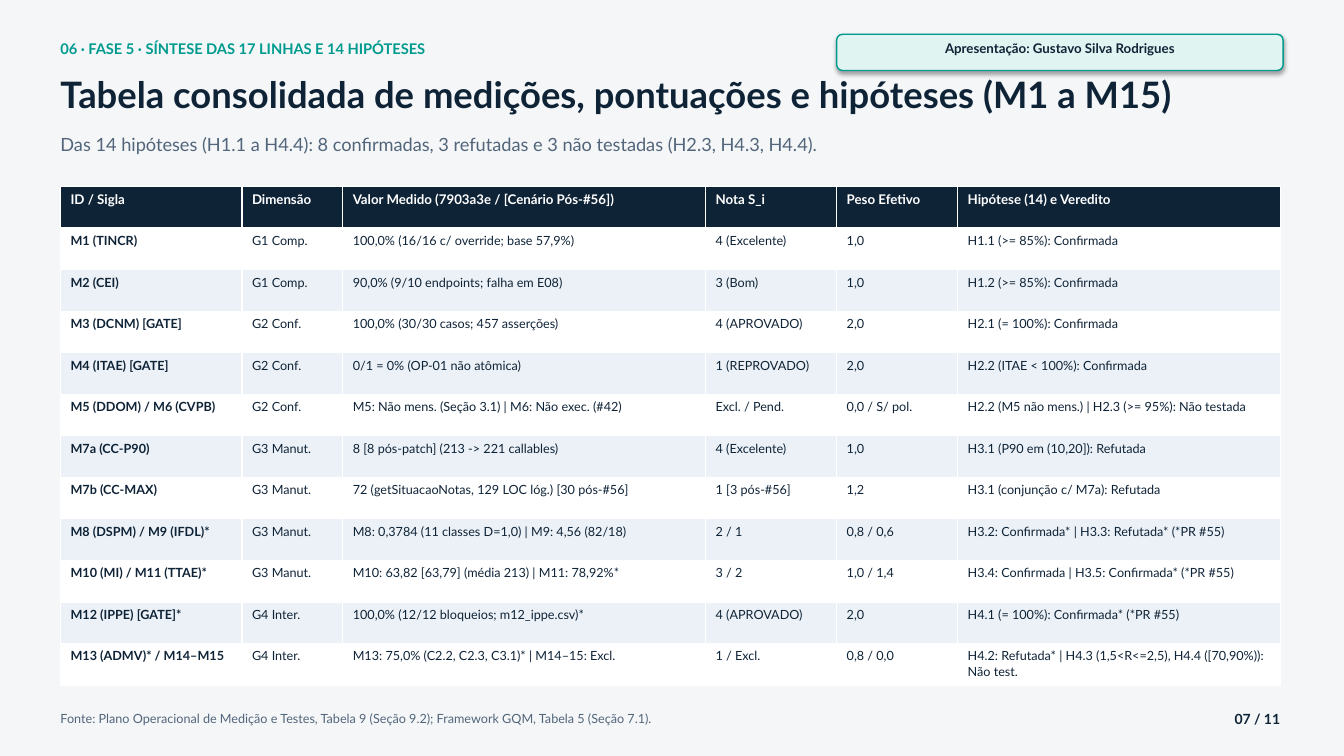
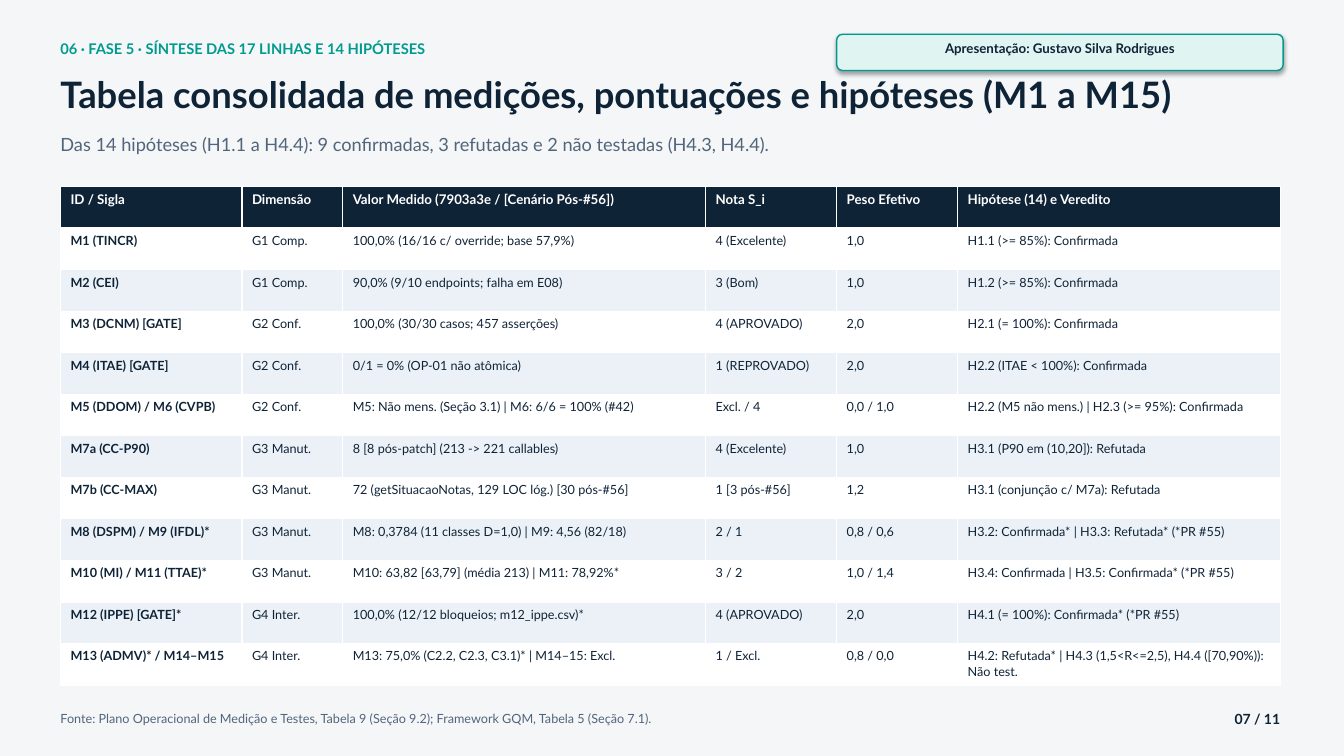
Before and after one commit to FCTE-Qualidade-de-Software-1/2026-2_T02_GRACE_HOPPER, a slide deck: slide 7 of docs/apresentacao_pc2.pptx. Drawn at 1344x756 pixels with LibreOffice and Linux fonts; fonts in the diff are those of the drawing. Boxes give left, top, right and bottom in pixels: in the first picture for what was removed or moved away, otherwise in the second. Text is boxed around its words. In the diff, an @@ line names an element or a change of style, - is before the commit and + after.

```diff
--- a/docs/apresentacao_pc2.pptx
+++ b/docs/apresentacao_pc2.pptx
@@ text at (x1=60, y1=137, x2=769, y2=154): text changed @@
-Das 14 hipóteses (H1.1 a H4.4): 8 confirmadas, 3 refutadas e 3 não testadas (H2.3, H4.3, H4.4).
+Das 14 hipóteses (H1.1 a H4.4): 9 confirmadas, 3 refutadas e 2 não testadas (H4.3, H4.4).
@@ table at (x1=60, y1=187, x2=1280, y2=686) @@
-row 6: M5 (DDOM) / M6 (CVPB) | G2 Conf. | M5: Não mens. (Seção 3.1) | M6: Não exec. (#42) | Excl. / Pend. | 0,0 / S/ pol. | H2.2 (M5 não mens.) | H2.3 (>= 95%): Não testada
+row 6: M5 (DDOM) / M6 (CVPB) | G2 Conf. | M5: Não mens. (Seção 3.1) | M6: 6/6 = 100% (#42) | Excl. / 4 | 0,0 / 1,0 | H2.2 (M5 não mens.) | H2.3 (>= 95%): Confirmada
```
Also in this commit, not shown: 7 other slides changed, 12 other files.
